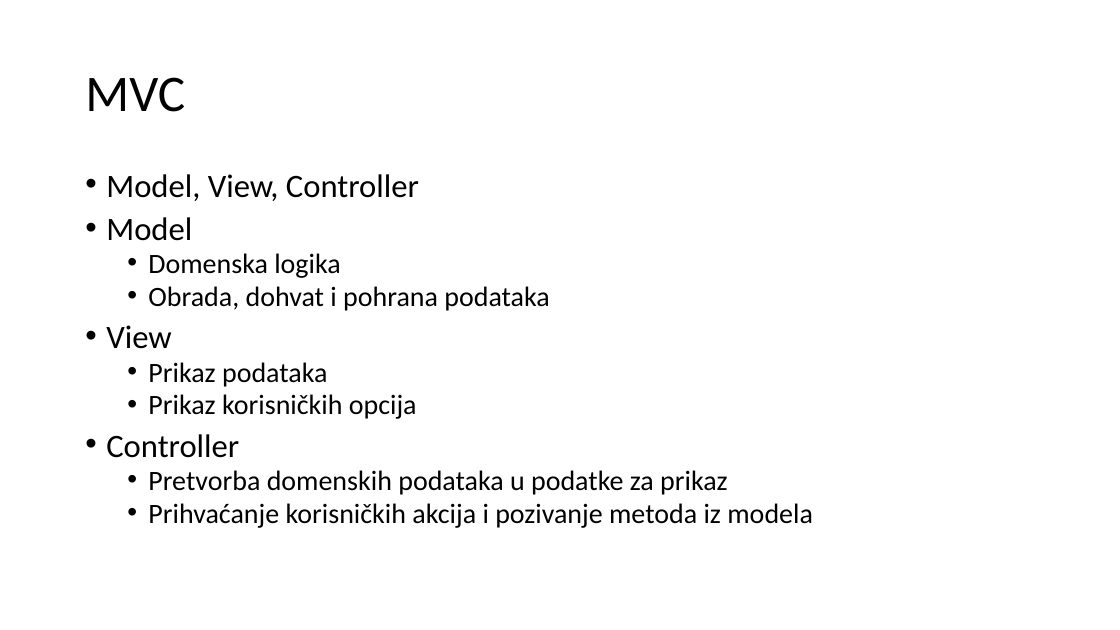
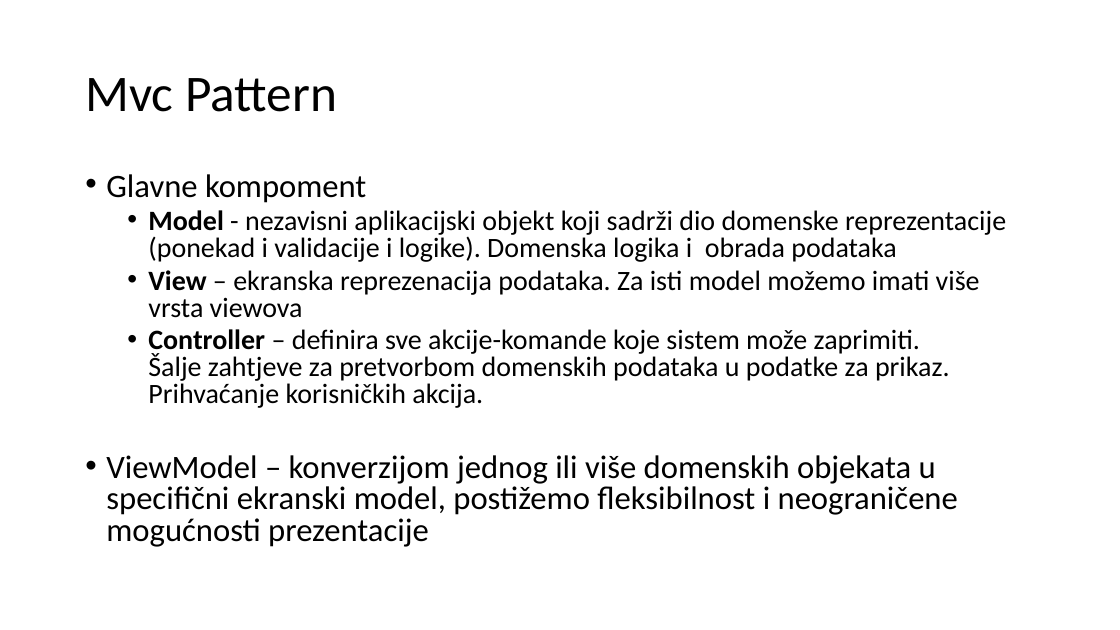
Before and after one commit to mmssniper/angular-workshop, a slide deck: slide 6 of prezentacije/1-2 Mvc pattern.pptx (slide 3 before the commit). Drawn at 1120x630 pixels with LibreOffice and Linux fonts; fonts in the diff are those of the drawing. Boxes give left, top, right and bottom in pixels: in the first picture for what was removed or moved away, otherwise in the second. Text is boxed around its words. In the diff, an @@ line names an element or a change of style, - is before the commit and + after.

```diff
--- a/prezentacije/1-2 Mvc pattern.pptx
+++ b/prezentacije/1-2 Mvc pattern.pptx
@@ title at box(85, 78, 337, 112): text changed @@
-MVC
+Mvc Pattern
@@ text at box(106, 174, 1006, 547): text changed @@
-• Model, View, Controller
-• Model
-  • Domenska logika
-  • Obrada, dohvat i pohrana podataka
-• View
-  • Prikaz podataka
-  • Prikaz korisničkih opcija
-• Controller
-  • Pretvorba domenskih podataka u podatke za prikaz
-  • Prihvaćanje korisničkih akcija i pozivanje metoda iz modela
+• Glavne kompoment
+  • Model - nezavisni aplikacijski objekt koji sadrži dio domenske reprezentacije (ponekad i validacije i logike). Domenska logika i obrada podataka
+  • View – ekranska reprezenacija podataka. Za isti model možemo imati više vrsta viewova
+  • Controller – definira sve akcije-komande koje sistem može zaprimiti.
+    Šalje zahtjeve za pretvorbom domenskih podataka u podatke za prikaz.
+    Prihvaćanje korisničkih akcija.
+• ViewModel – konverzijom jednog ili više domenskih objekata u specifični ekranski model, postižemo fleksibilnost i neograničene mogućnosti prezentacije
```
Also in this commit, not shown: 4 other slides changed, 6 slides added.
